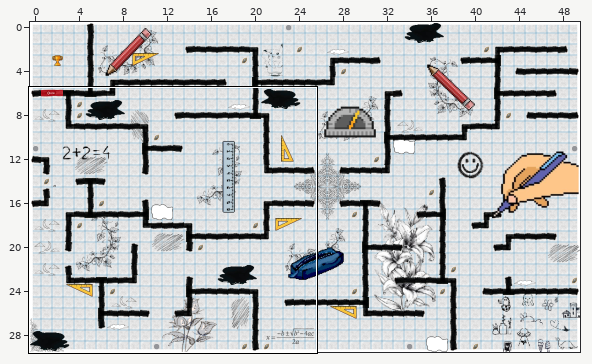
Tiled map -- src/main/resources/maps/level3.tmx. Above, an overview of the earlier version with the close-up marked.
Close-up. Before:
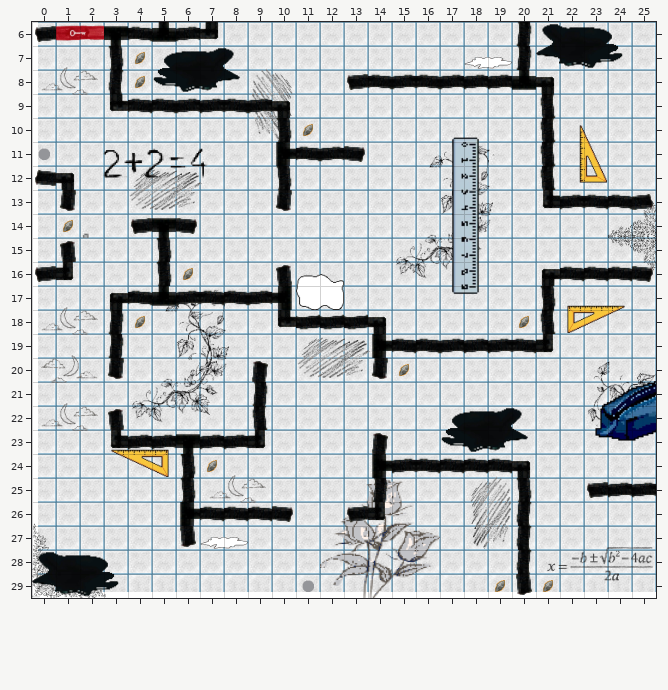
Cells are 128x128 px. Shown: x 0..25, y 6..29. The commit also changed other parts of the map, which this record leaves out.
The same view after the edit:
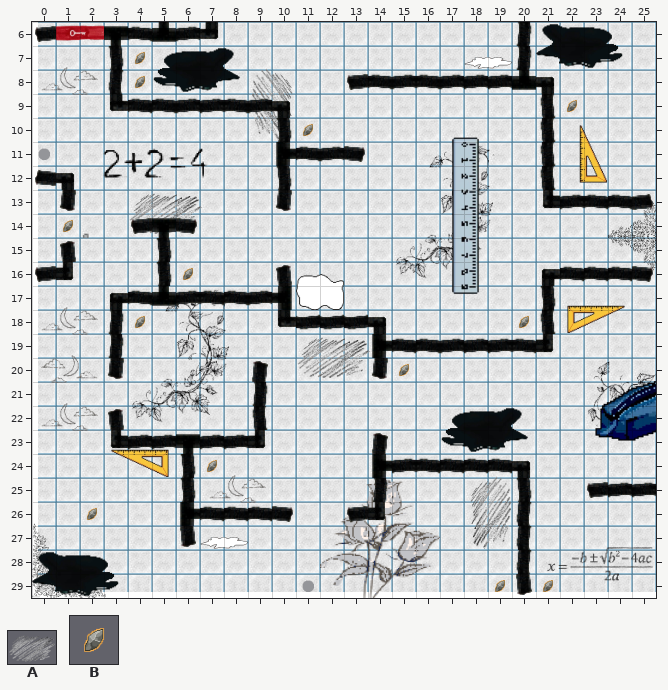
Key: from "bigobjects": A 82 "scribblepixel"; from "maintiles": B 139 "Pickup".
_ is an empty cell, . an unchanged one.
Objects are placed by their top-left corner, in cells (3,4 is the top-left corner of cell 3,4); size is 1x1 cell unless given.
What changed:
--- layer "decals"
@@ x 4..4 @@
-13 A
-14 _
+13 _
+14 A
--- layer "entities"
+B "Pickup" at 22,9
+B "Pickup" at 2,26
